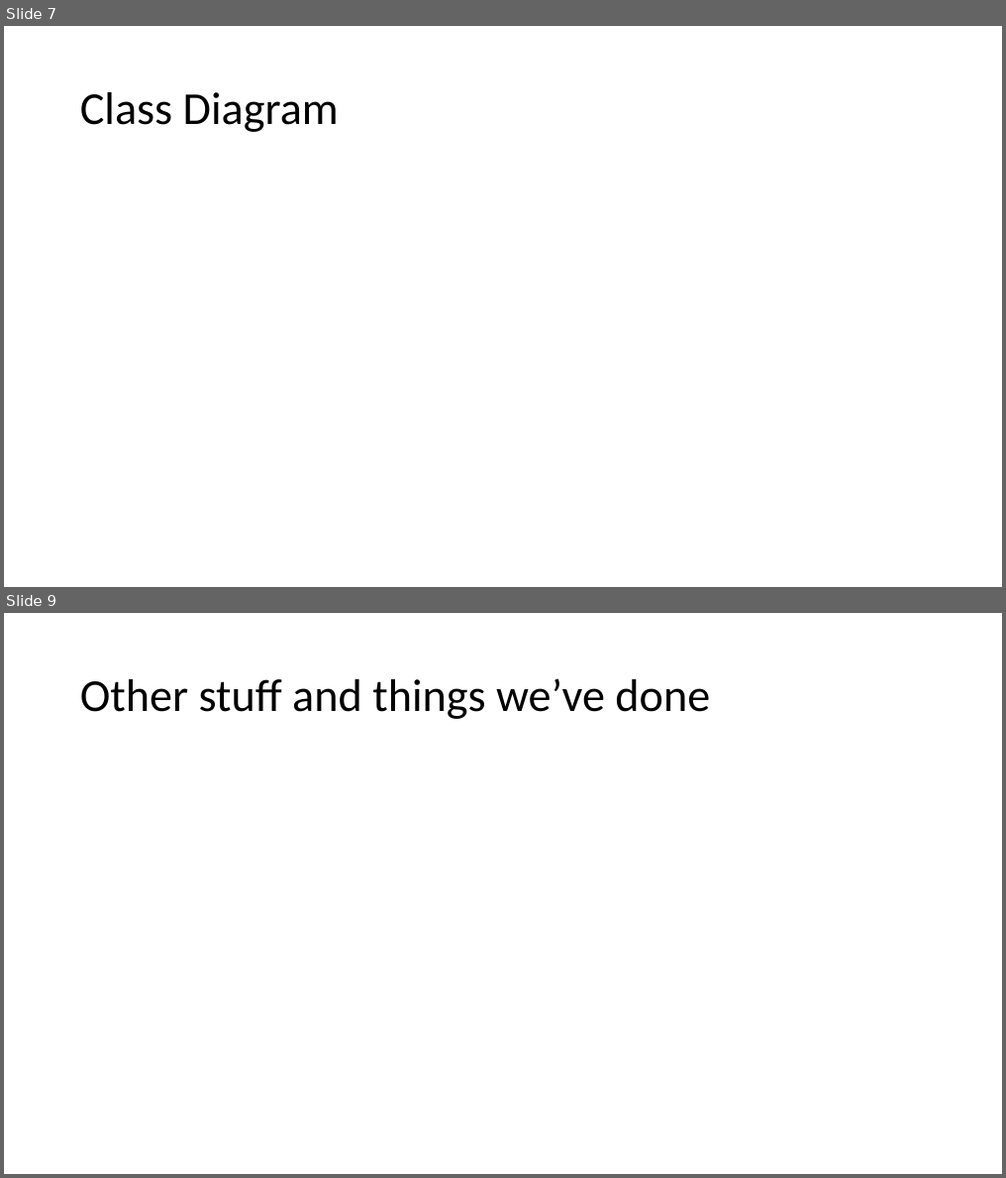
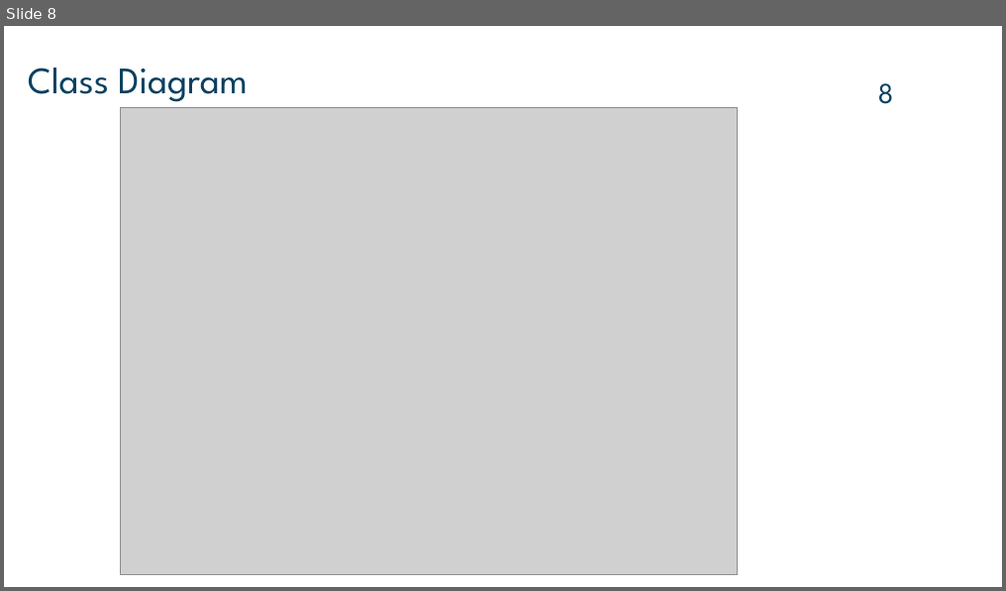
Before and after one commit to ipw969/370Project, a slide deck: Documentation/Final Project Presentation/Achievatron Final Presentation.pptx. Shown one above the other, each under a label of ours: slides 7 and 9 before the commit, slide 8 after it; the slides between them are not shown. The pictures are 1006x1178 and 1006x591 pixels, drawn with LibreOffice and Linux fonts; fonts in the diff are those of the drawing; grey boxes stand for pictures. Boxes give left, top, right and bottom in pixels: in the first picture for what was removed or moved away, otherwise in the second. Text is boxed around its words. In the diff, an @@ line names an element or a change of style, - is before the commit and + after.

```diff
--- a/Documentation/Final Project Presentation/Achievatron Final Presentation.pptx
+++ b/Documentation/Final Project Presentation/Achievatron Final Presentation.pptx
@@ slide 9 removed at [4, 613, 1002, 1174], background #FFFFFF @@
@@ title removed at [80, 678, 710, 719] @@
-Other stuff and things we’ve done
@@ what was slide 7 is now slide 8 @@
@@ slide 8 changed as well @@
@@ title "Class Diagram": place and size @@
-title "Class Diagram" at [80, 92, 339, 132]
+title "Class Diagram" at [28, 68, 248, 102]
@@ title "Class Diagram" at [28, 68, 248, 102]: size 44 to 36 pt, font Calibri to League Spartan, text colour #000000 to #0B4060; line spacing 0.9 to 1 @@
@@ page number added at [878, 83, 894, 104], 28 pt, text #0B4060 @@
+8
@@ picture added at [120, 108, 737, 575] @@
```
Also in this commit, not shown: 7 other slides changed, 6 slides added, 4 other slides removed.
